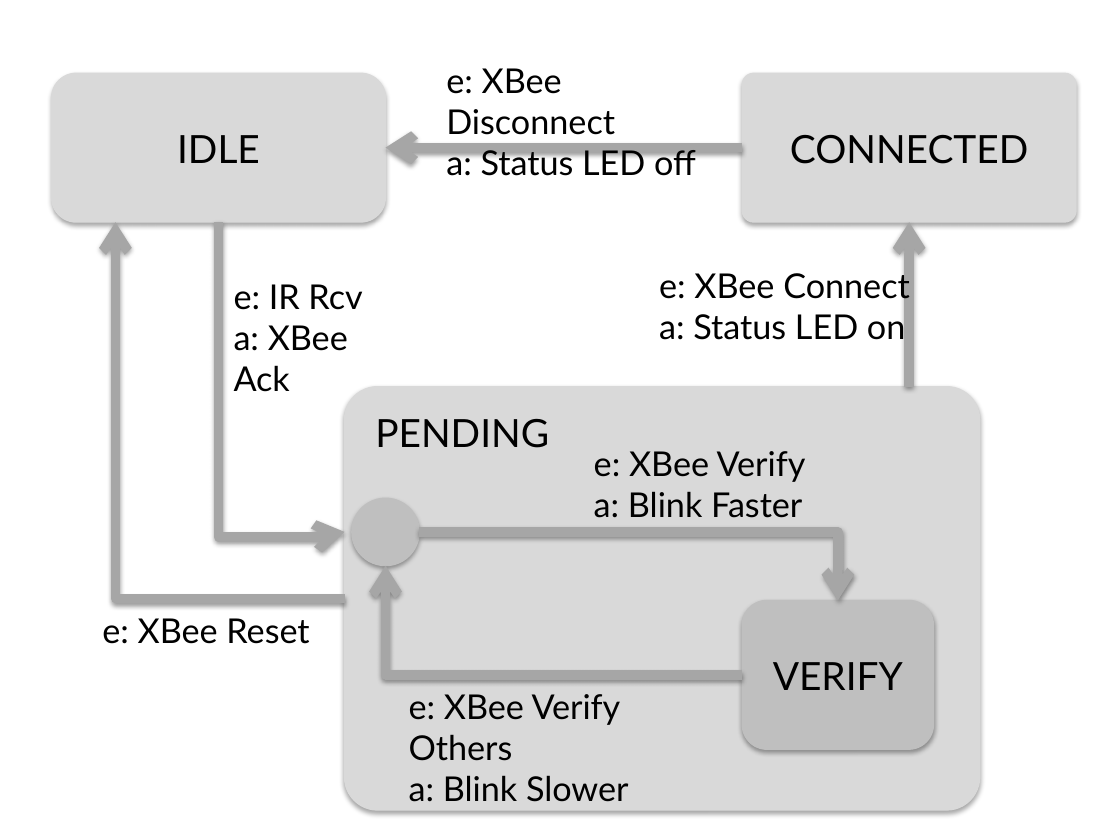
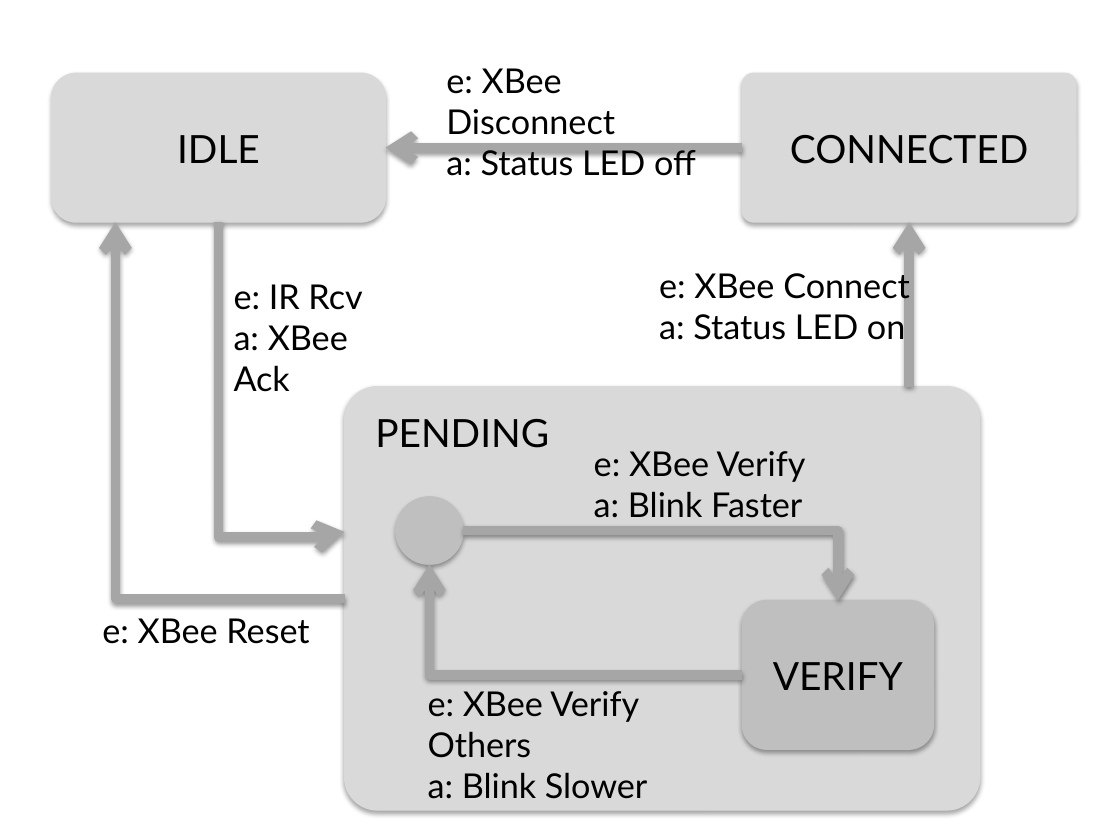
Before and after one commit to caomw/HOBS, a slide deck: slide 1 of doc/figure.pptx. Drawn at 1120x840 pixels with LibreOffice and Linux fonts; fonts in the diff are those of the drawing. Boxes give left, top, right and bottom in pixels: in the first picture for what was removed or moved away, otherwise in the second. Text is boxed around its words. In the diff, an @@ line names an element or a change of style, - is before the commit and + after.

```diff
--- a/doc/figure.pptx
+++ b/doc/figure.pptx
@@ ellipse: place and size @@
-ellipse at [352,498,419,566]
+ellipse at [395,497,463,564]
@@ elbow arrow moved from (419, 532) - (838, 600) to (464, 531) - (838, 600) @@
@@ elbow arrow moved from (743, 675) - (385, 566) to (743, 675) - (429, 564) @@
@@ text "e: XBee Verify Others": place and size @@
-text "e: XBee Verify Others" at [409,694,628,802]
+text "e: XBee Verify Others" at [428,691,647,799]
```
Also in this commit, not shown: 2 other files.
